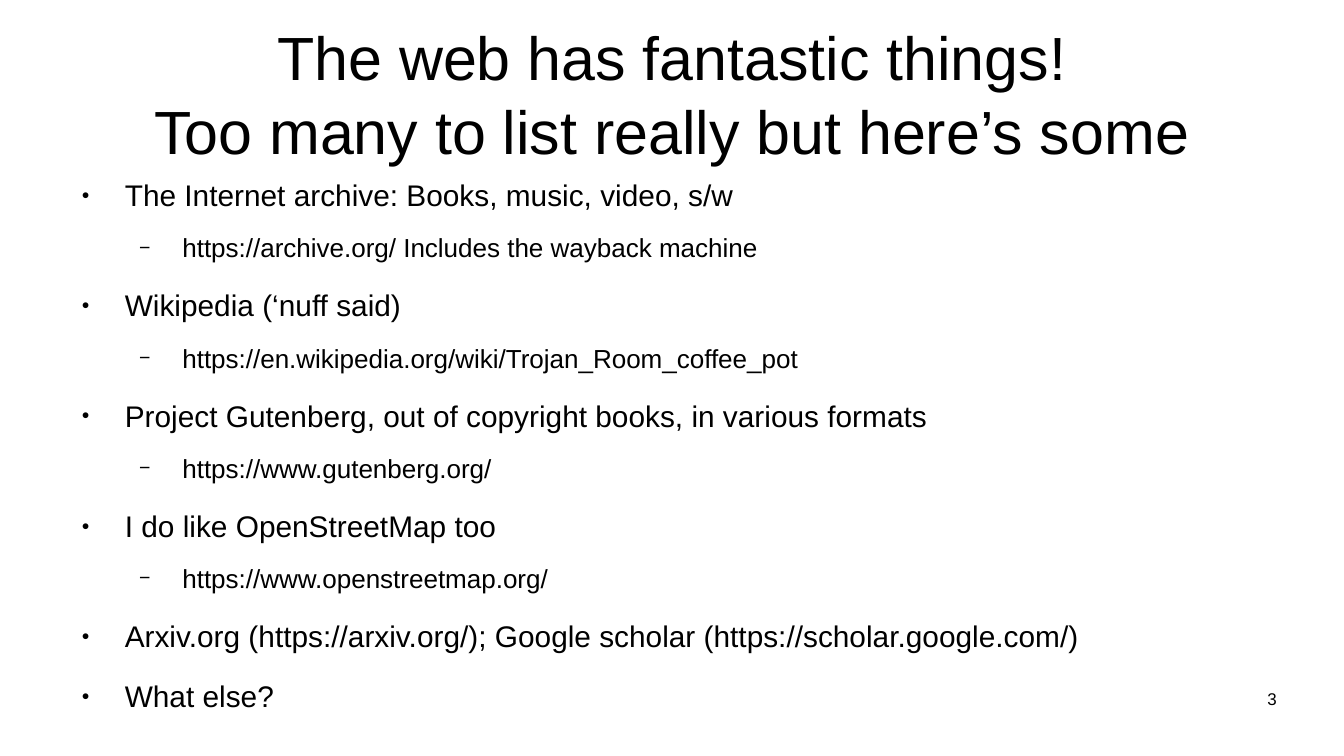
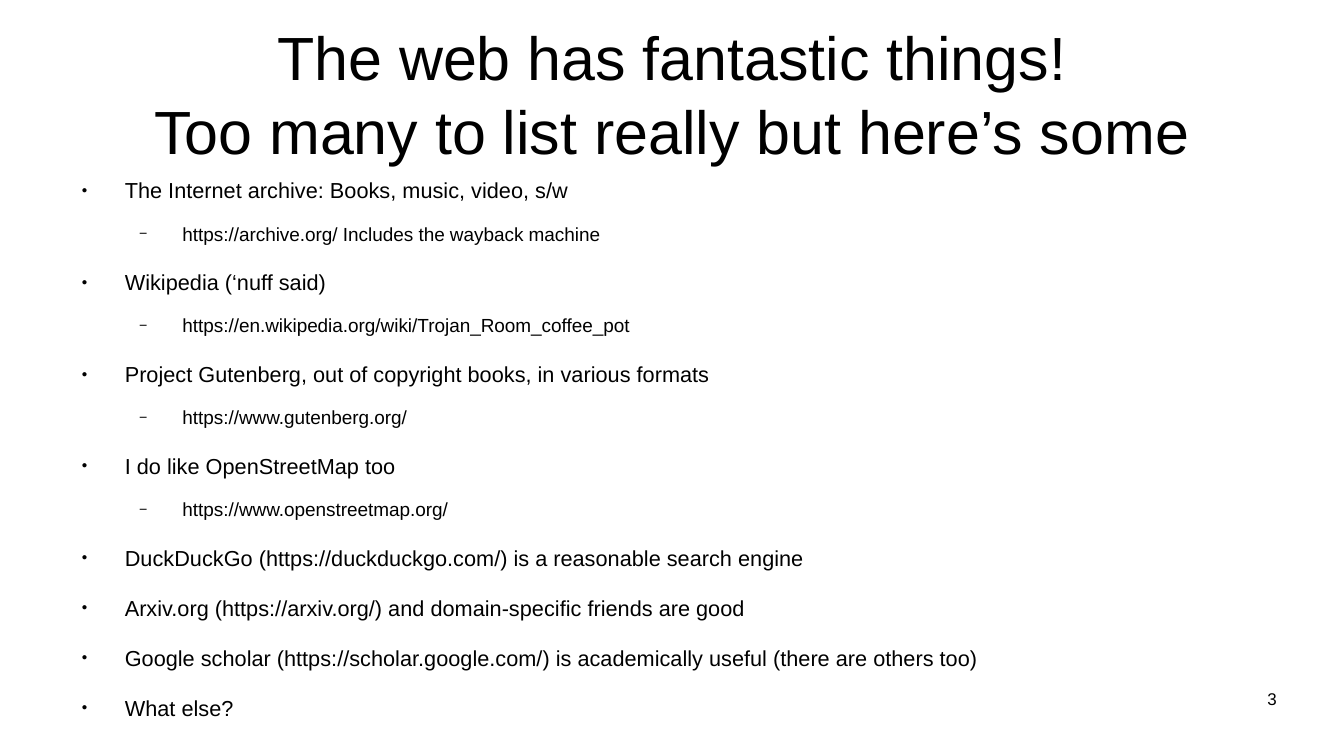
Before and after one commit to sftcd/witidtm, a slide deck: slide 3 of lectures/200-web.odp. Drawn at 1344x756 pixels with LibreOffice and Linux fonts; fonts in the diff are those of the drawing. Boxes give left, top, right and bottom in pixels: in the first picture for what was removed or moved away, otherwise in the second. Text is boxed around its words. In the diff, an @@ line names an element or a change of style, - is before the commit and + after.

```diff
--- a/lectures/200-web.odp
+++ b/lectures/200-web.odp
@@ text at (125,182,709,717): size 17.6 to 12.8 pt in "The Internet archive: Books, music, video, s/w", "Wikipedia (‘nuff said)", "Project Gutenberg, out of copyright books, in ...", "I do like OpenStreetMap too" and 1 more places; size 15.4 to 11.2 pt in "https://archive.org/ Includes the wayback machine", "https://en.wikipedia.org/wiki/Trojan_Room_coffee_pot", "https://www.gutenberg.org/", "https://www.openstreetmap.org/" @@
@@ text at (125,550,977,671): text changed; size 17.6 to 12.8 pt @@
-● Arxiv.org (https://arxiv.org/); Google scholar (https://scholar.google.com/)
+● DuckDuckGo (https://duckduckgo.com/) is a reasonable search engine
+● Arxiv.org (https://arxiv.org/) and domain-specific friends are good
+● Google scholar (https://scholar.google.com/) is academically useful (there are others too)
```
Also in this commit, not shown: 10 other slides changed, 3 slides added, 4 other files.
